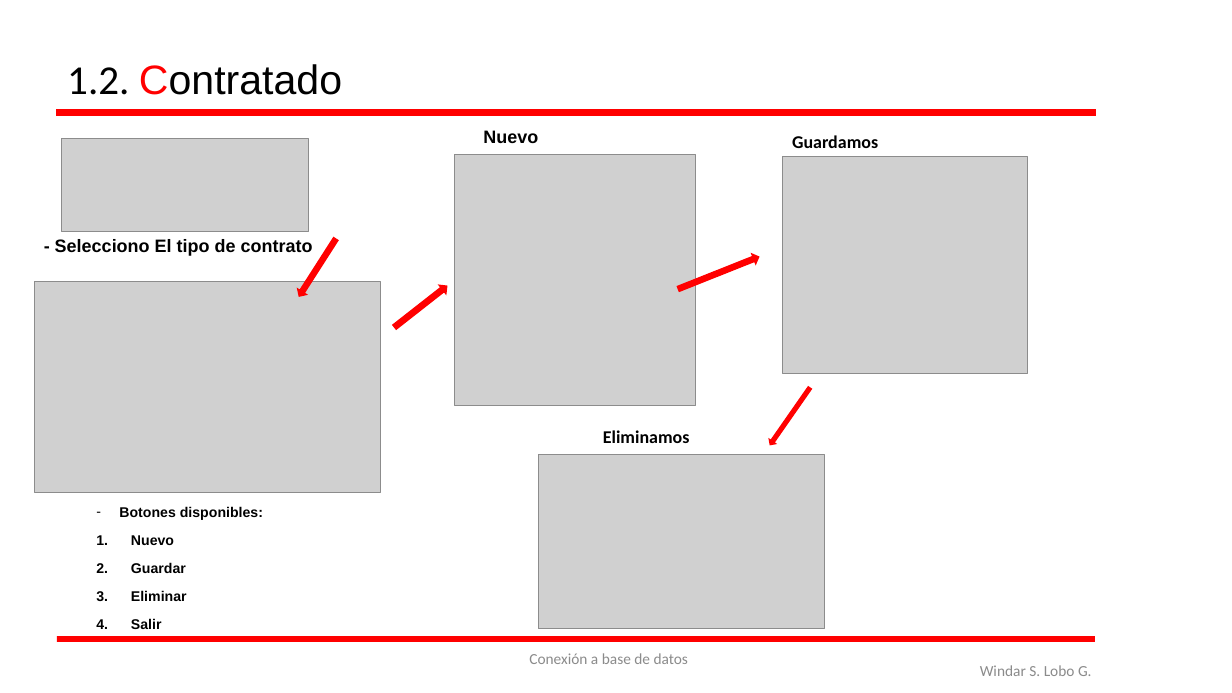
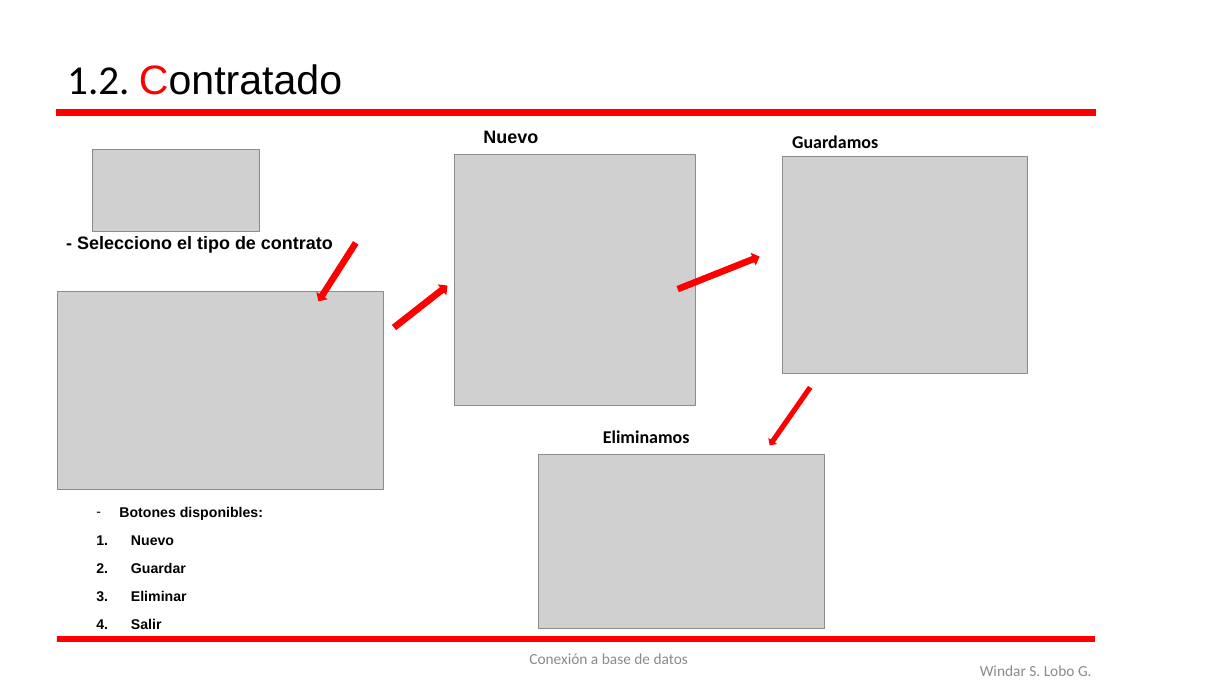
Before and after one commit to WindaLobo/Programacion, a slide deck: slide 5 of Programacion_3_Evaluacion/ConexionSql/BaseDeDatos.pptx. Drawn at 1232x693 pixels with LibreOffice and Linux fonts; fonts in the diff are those of the drawing; grey boxes stand for pictures. Boxes give left, top, right and bottom in pixels: in the first picture for what was removed or moved away, otherwise in the second. Text is boxed around its words. In the diff, an @@ line names an element or a change of style, - is before the commit and + after.

```diff
--- a/Programacion_3_Evaluacion/ConexionSql/BaseDeDatos.pptx
+++ b/Programacion_3_Evaluacion/ConexionSql/BaseDeDatos.pptx
@@ picture resized from (x1=62, y1=138, x2=309, y2=232) to (x1=92, y1=150, x2=260, y2=232) @@
@@ text at (x1=77, y1=236, x2=333, y2=253): text changed @@
-- Selecciono El tipo de contrato
+- Selecciono el tipo de contrato
@@ right arrow moved from (x1=295, y1=236, x2=340, y2=299) to (x1=314, y1=241, x2=359, y2=303) @@
@@ picture resized from (x1=34, y1=282, x2=380, y2=493) to (x1=57, y1=291, x2=384, y2=490) @@
```
Also in this commit, not shown: 7 other slides changed, 9 other files.
